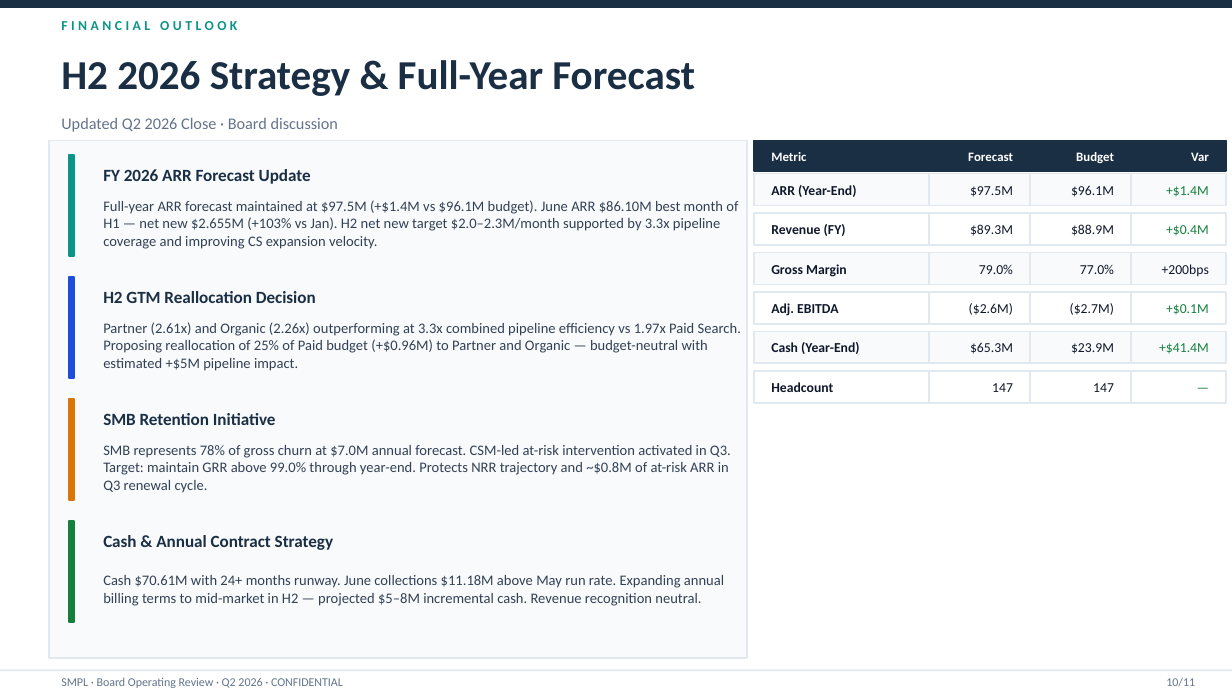
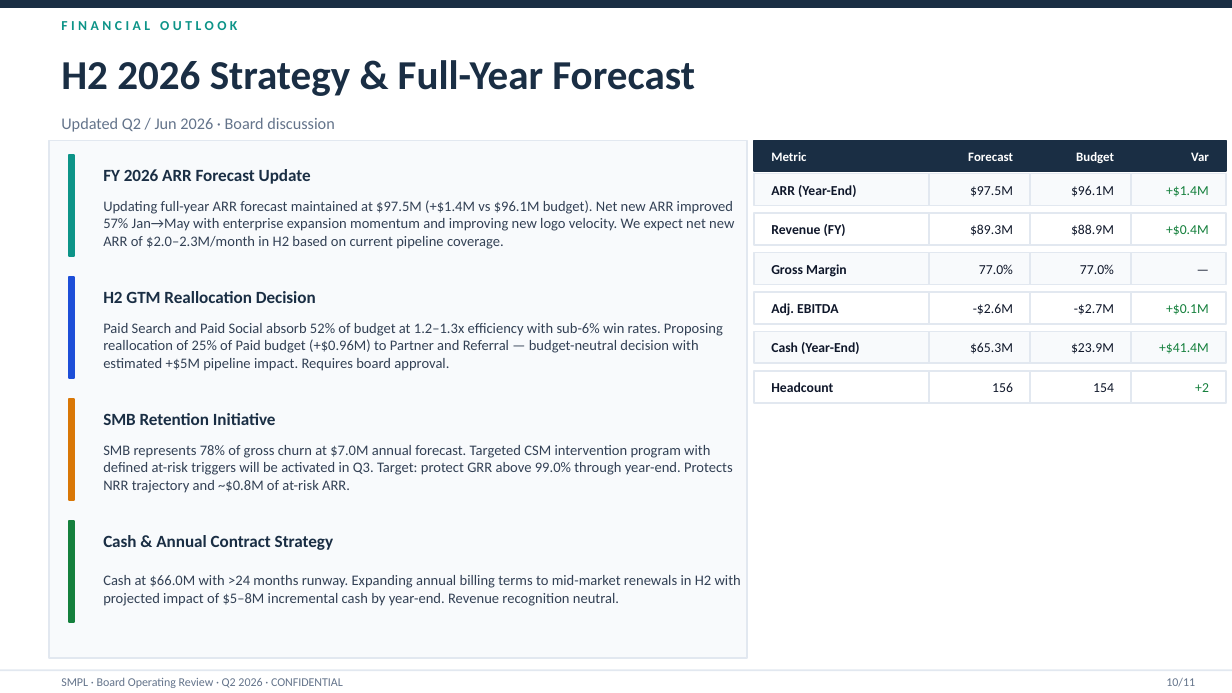
Before and after one commit to mattjustice-ops/smpl-financial-intelligence, a slide deck: slide 10 of frontend/public/board-sample/exports/SMPL_Board_Review_Q2_2026.pptx. Drawn at 1232x693 pixels with LibreOffice and Linux fonts; fonts in the diff are those of the drawing. Boxes give left, top, right and bottom in pixels: in the first picture for what was removed or moved away, otherwise in the second. Text is boxed around its words. In the diff, an @@ line names an element or a change of style, - is before the commit and + after.

Commit message:
Add board sample exports and fix public marketing dashboard

```diff
--- a/frontend/public/board-sample/exports/SMPL_Board_Review_Q2_2026.pptx
+++ b/frontend/public/board-sample/exports/SMPL_Board_Review_Q2_2026.pptx
@@ text at bbox=[61, 117, 334, 132]: text changed @@
-Updated Q2 2026 Close · Board discussion
+Updated Q2 / Jun 2026 · Board discussion
@@ text at bbox=[103, 200, 734, 249]: text changed @@
-Full-year ARR forecast maintained at $97.5M (+$1.4M vs $96.1M budget). June ARR $86.10M best month of H1 — net new $2.655M (+103% vs Jan). H2 net new target $2.0–2.3M/month supported by 3.3x pipeline coverage and improving CS expansion velocity.
+Updating full-year ARR forecast maintained at $97.5M (+$1.4M vs $96.1M budget). Net new ARR improved 57% Jan→May with enterprise expansion momentum and improving new logo velocity. We expect net new ARR of $2.0–2.3M/month in H2 based on current pipeline coverage.
@@ text at bbox=[979, 264, 1013, 274]: text changed @@
-79.0%
+77.0%
@@ text at bbox=[1162, 264, 1209, 276]: text changed @@
-+200bps
+—
@@ text at bbox=[103, 323, 723, 371]: text changed @@
-Partner (2.61x) and Organic (2.26x) outperforming at 3.3x combined pipeline efficiency vs 1.97x Paid Search. Proposing reallocation of 25% of Paid budget (+$0.96M) to Partner and Organic — budget-neutral with estimated +$5M pipeline impact.
+Paid Search and Paid Social absorb 52% of budget at 1.2–1.3x efficiency with sub-6% win rates. Proposing reallocation of 25% of Paid budget (+$0.96M) to Partner and Referral — budget-neutral decision with estimated +$5M pipeline impact. Requires board approval.
@@ text at bbox=[973, 304, 1013, 315]: text changed @@
-($2.6M)
+-$2.6M
@@ text at bbox=[1074, 304, 1114, 315]: text changed @@
-($2.7M)
+-$2.7M
@@ text at bbox=[992, 382, 1013, 392]: text changed @@
-147
+156
@@ text at bbox=[1093, 383, 1114, 392]: text changed @@
-147
+154
@@ text at bbox=[1195, 383, 1209, 392]: text changed @@
-—
++2
@@ text at bbox=[103, 445, 733, 493]: text changed @@
-SMB represents 78% of gross churn at $7.0M annual forecast. CSM-led at-risk intervention activated in Q3. Target: maintain GRR above 99.0% through year-end. Protects NRR trajectory and ~$0.8M of at-risk ARR in Q3 renewal cycle.
+SMB represents 78% of gross churn at $7.0M annual forecast. Targeted CSM intervention program with defined at-risk triggers will be activated in Q3. Target: protect GRR above 99.0% through year-end. Protects NRR trajectory and ~$0.8M of at-risk ARR.
@@ text at bbox=[103, 575, 741, 606]: text changed @@
-Cash $70.61M with 24+ months runway. June collections $11.18M above May run rate. Expanding annual billing terms to mid-market in H2 — projected $5–8M incremental cash. Revenue recognition neutral.
+Cash at $66.0M with >24 months runway. Expanding annual billing terms to mid-market renewals in H2 with projected impact of $5–8M incremental cash by year-end. Revenue recognition neutral.
```
Also in this commit, not shown: 8 other slides changed, 1 other file.
